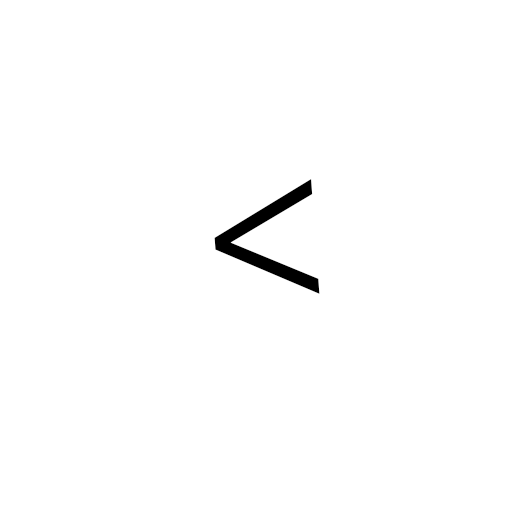
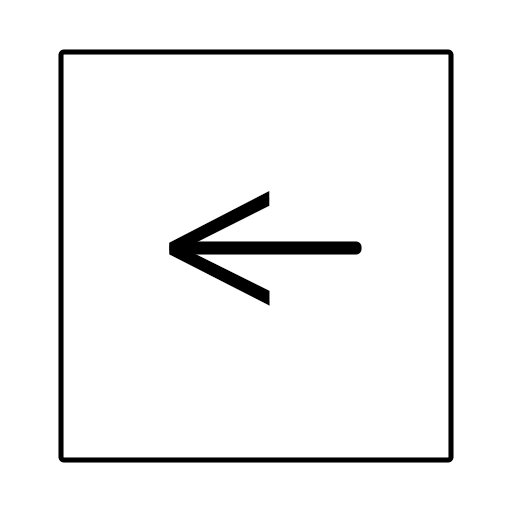
Two versions of the same layered image (512 × 512). Layer-by-layer changes:
removed layer "<" over [214, 179, 320, 294]
renamed "Background" to "Rectangle 1", painted on it over [58, 49, 454, 463]
